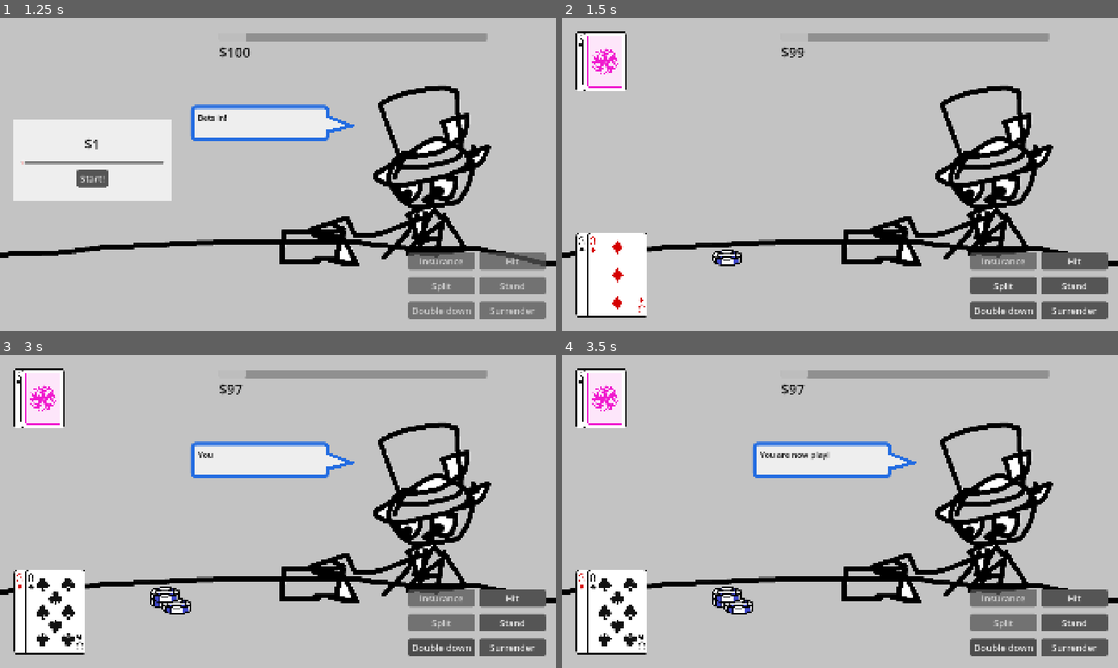
Above: before the commit, frames 1-4 (two rows, left to right).
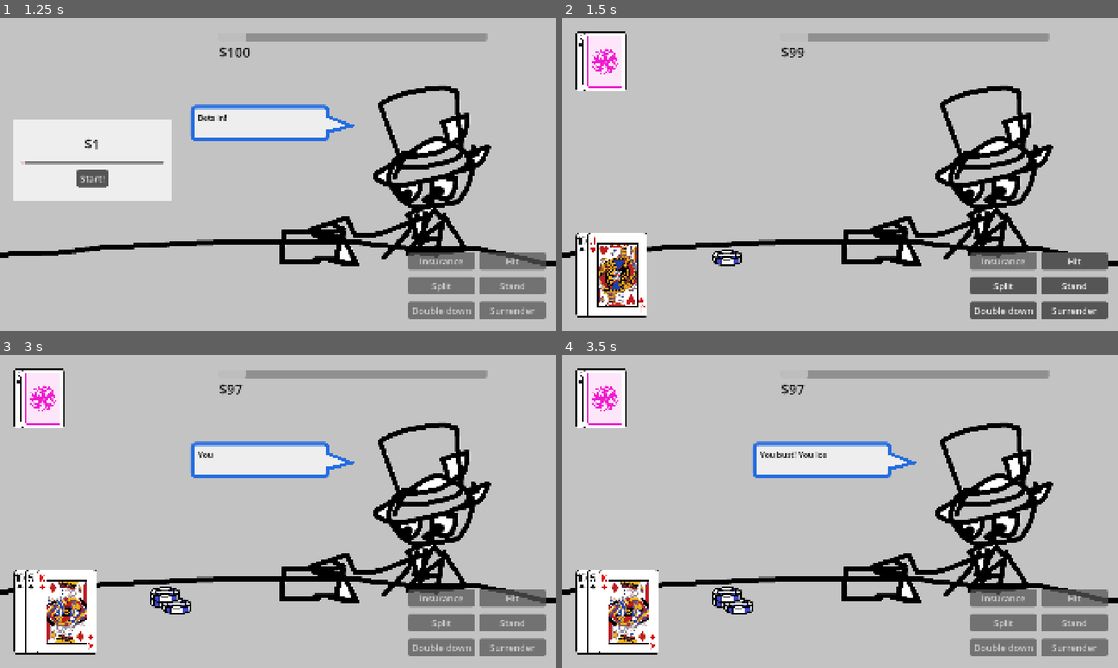
Above: after the commit, the same moments.

Repository: Tofutush/blackjack-with-sky
Game: Godot game, scene res://scenes/Start/Start.tscn
The game is run twice, just before and just after one commit, with the same random seed, the same clock (stepped at 60 frames per second) and the same inputs.
Inputs:
- Up to frame 1 (1.25 s): click "Start" at 0.5 s
- Up to frame 2 (1.5 s): click "Start!" at 1.25 s
- Up to frame 3 (3 s): click "Split" at 2 s; click "Double down" at 2.75 s
- Up to frame 4 (3.5 s): no input

Frame 1 is identical in both runs. In frame 2, 1.3% of the frame differs, in the area x 2-15%, y 69-95%; in frame 3, 4.0%; in frame 4, 4.1%, in the area x 2-99%, y 30-97%.

Commit message:
split value 10s without strict splitting

Diff:
--- a/scenes/Main/main.gd
+++ b/scenes/Main/main.gd
@@ -166,8 +166,8 @@
 	# deal initial cards
 	#playerHands[0].addCard(mainDeck.drawRandom())
 	#playerHands[0].addCard(mainDeck.drawRandom())
-	playerHands[0].addCard(mainDeck.drawRigged('3'))
-	playerHands[0].addCard(mainDeck.drawRigged('3'))
+	playerHands[0].addCard(mainDeck.drawRigged('10'))
+	playerHands[0].addCard(mainDeck.drawRigged('J'))
 	dealerHand.addCard(mainDeck.drawRandom())
 	dealerHand.addCard(mainDeck.drawRandom(), true)
 	#dealerHand.addCard(mainDeck.drawRigged('A'))
@@ -232,7 +232,7 @@
 ### 6 player options. these signals are middleman signals from $PlayerButtons
 
 func _on_player_hit() -> void:
-	if playerIdx == 1: playerHands[playerIdx].addCard(mainDeck.drawRigged('3'))
+	if playerIdx == 1: playerHands[playerIdx].addCard(mainDeck.drawRigged('K'))
 	else: playerHands[playerIdx].addCard(mainDeck.drawRandom())
 	$PlayerButtons.disableButton('double down')
 	$PlayerButtons.disableButton('split')
--- a/scripts/GameManager.gd
+++ b/scripts/GameManager.gd
@@ -14,7 +14,7 @@
 ## - unlimited hands
 ## - play aces like normal
 ## you can always double down after splitting
-var strictSplitting = true
+var strictSplitting = false
 
 ## emitted whenever money is changed, mostly for the MoneyMeter (dont let win/lose check do it because it emits in the middle of games)
 signal money_changed(amount: int)
--- a/scripts/card.gd
+++ b/scripts/card.gd
@@ -28,3 +28,7 @@
 ## bad name. whether rank is equal, t/f
 func compareRank(card: Card) -> bool:
 	return rank == card.rank
+
+## also bad name. whether value equal. t/f
+func compareValue(card: Card) -> bool:
+	return getValue() == card.getValue()
--- a/scripts/deck.gd
+++ b/scripts/deck.gd
@@ -162,7 +162,8 @@
 ## check if hand is splittable. does NOT take game settings into consideration
 func isSplittable() -> bool:
 	if !deck.size() == 2: return false
-	return deck[0].compareRank(deck[1])
+	if GameManager.strictSplitting: return deck[0].compareRank(deck[1])
+	else: return deck[0].compareValue(deck[1])
 
 ## player - split. errors if deck size not 2, removes one card, returns new Deck with the other card
 func split() -> Deck:
